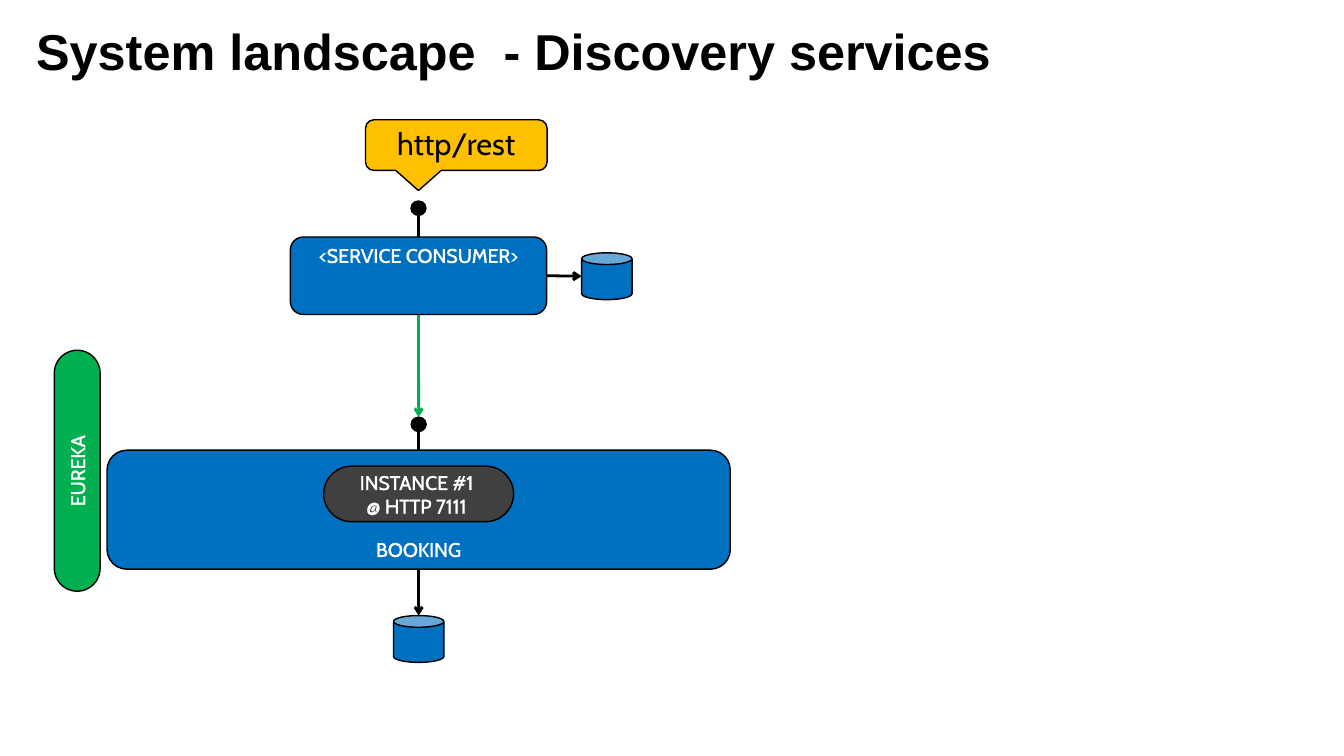
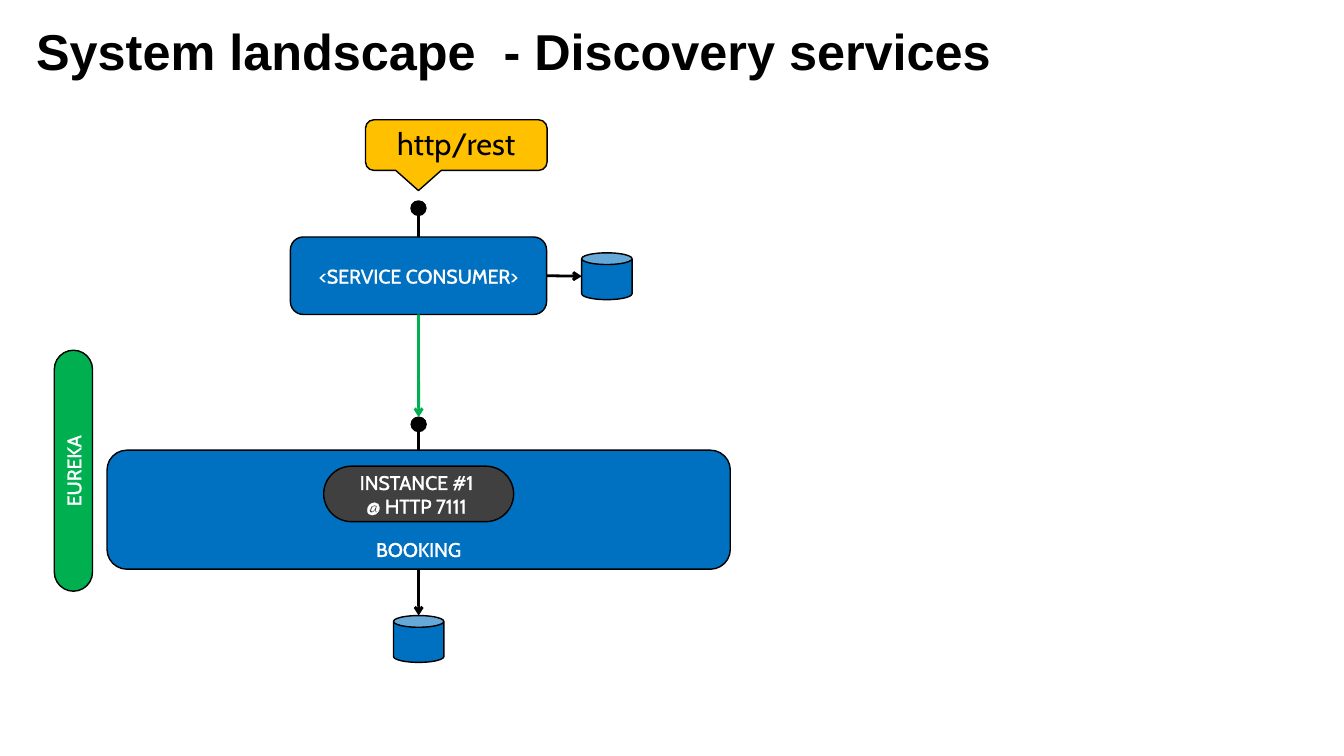
Before and after one commit to lbennardis/microS_code2016_DOCS, a slide deck: slide 34 of luigiBennardisMicroservices.pptx (slide 33 before the commit). Drawn at 1344x756 pixels with LibreOffice and Linux fonts; fonts in the diff are those of the drawing; background and template pictures are left out. Boxes give left, top, right and bottom in pixels: in the first picture for what was removed or moved away, otherwise in the second. Text is boxed around its words. In the diff, an @@ line names an element or a change of style, - is before the commit and + after.

```diff
--- a/luigiBennardisMicroservices.pptx
+++ b/luigiBennardisMicroservices.pptx
@@ rounded rectangle "<SERVICE CONSUMER>" at (290, 237, 546, 314): vertical alignment top to middle @@
@@ rounded rectangle "EUREKA": place and size @@
-rounded rectangle "EUREKA" at (54, 350, 100, 591)
+rounded rectangle "EUREKA" at (54, 350, 93, 591)
```
Also in this commit, not shown: 10 other slides changed, 2 slides added, 1 slide removed.
